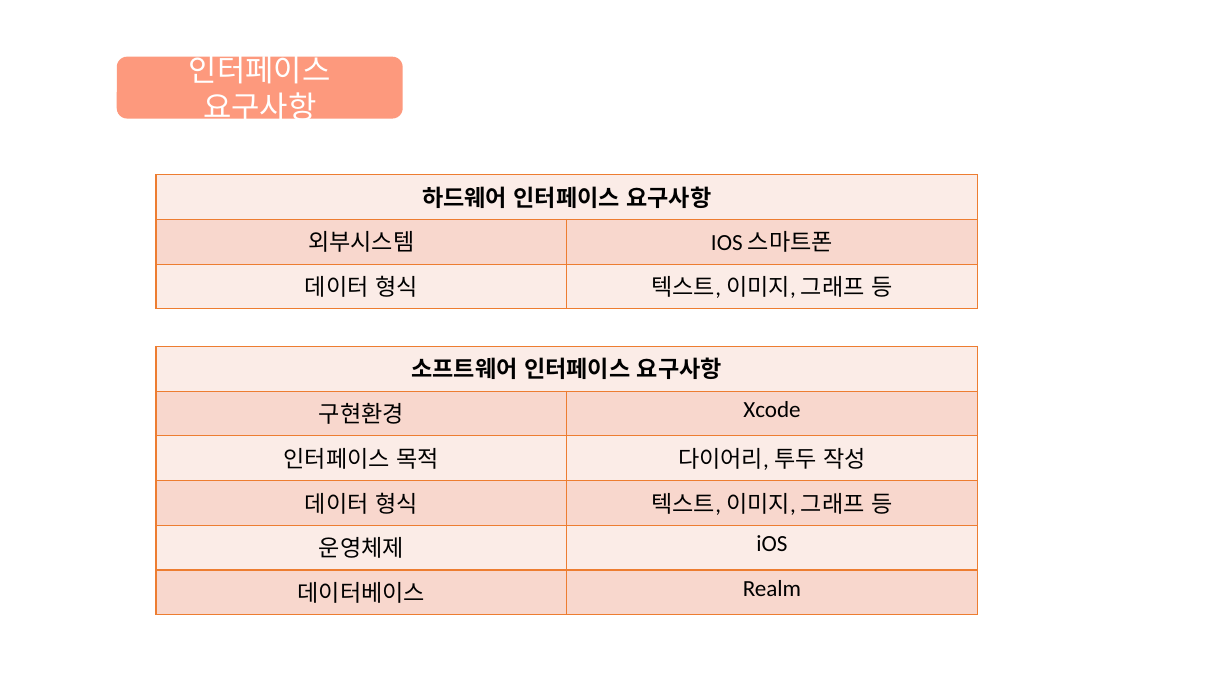
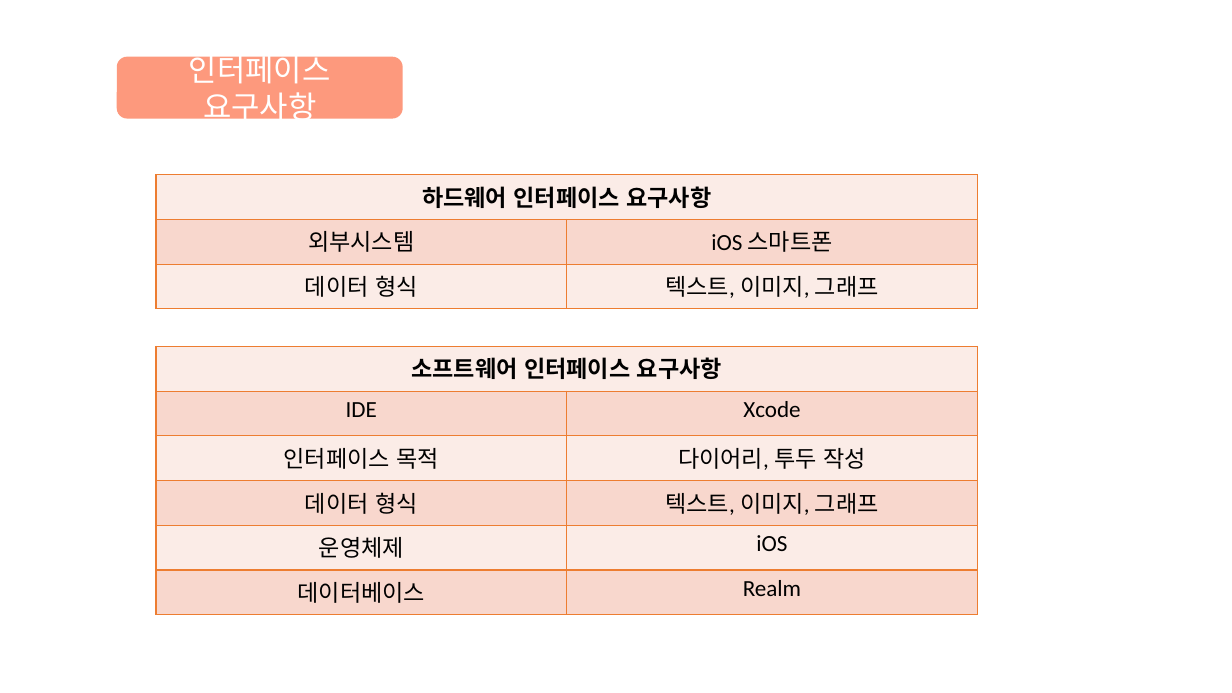
Before and after one commit to chaeHaram/University, a slide deck: slide 2 of 4-1/소프트웨어 종합설계/7주차/졸업작품 요구사항분석.pptx. Drawn at 1232x693 pixels with LibreOffice and Linux fonts; fonts in the diff are those of the drawing. Boxes give left, top, right and bottom in pixels: in the first picture for what was removed or moved away, otherwise in the second. Text is boxed around its words. In the diff, an @@ line names an element or a change of style, - is before the commit and + after.

```diff
--- a/4-1/소프트웨어 종합설계/7주차/졸업작품 요구사항분석.pptx
+++ b/4-1/소프트웨어 종합설계/7주차/졸업작품 요구사항분석.pptx
@@ table at [156, 175, 977, 309] @@
-row 2, column 2: IOS 스마트폰
+row 2, column 2: iOS 스마트폰
-row 3, column 2: 텍스트, 이미지, 그래프 등
+row 3, column 2: 텍스트, 이미지, 그래프
@@ table at [156, 347, 977, 615] @@
-row 2, column 1: 구현환경
+row 2, column 1: IDE
-row 4, column 2: 텍스트, 이미지, 그래프 등
+row 4, column 2: 텍스트, 이미지, 그래프
```
Also in this commit, not shown: 3 other slides changed, 3 other files.
